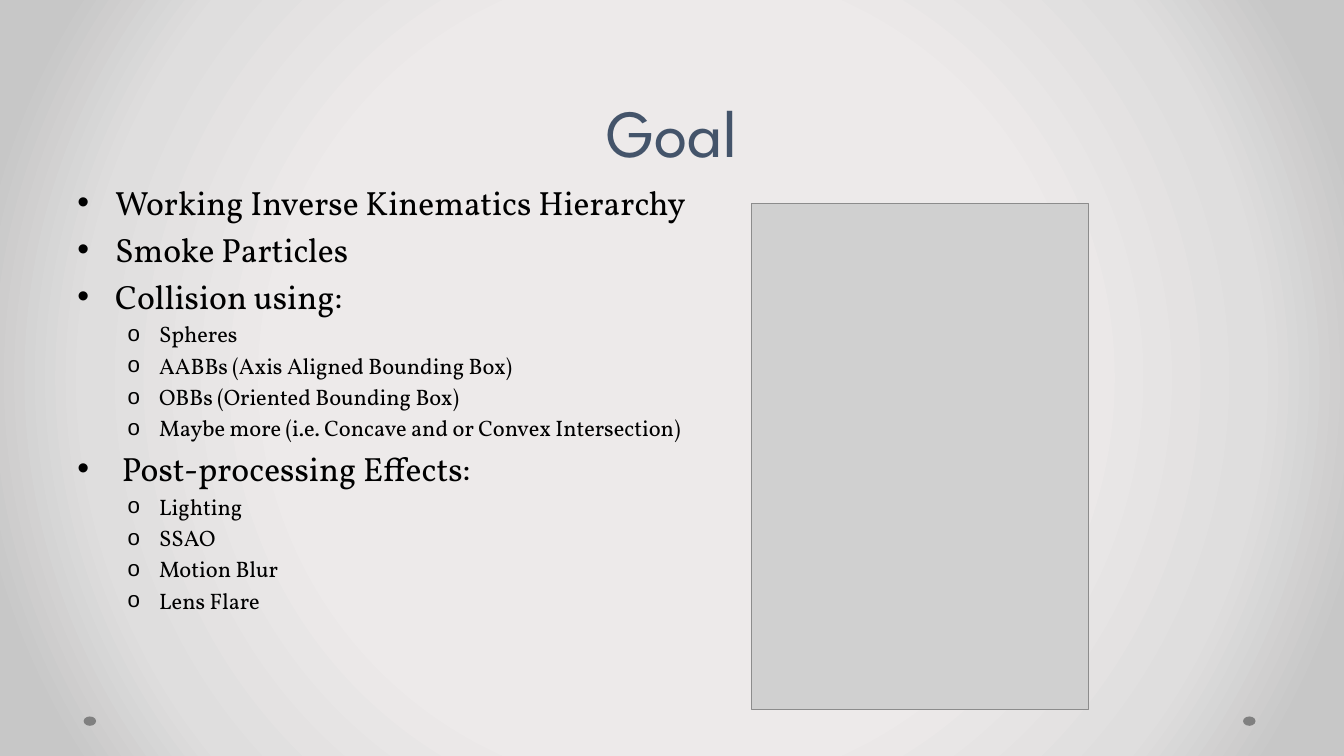
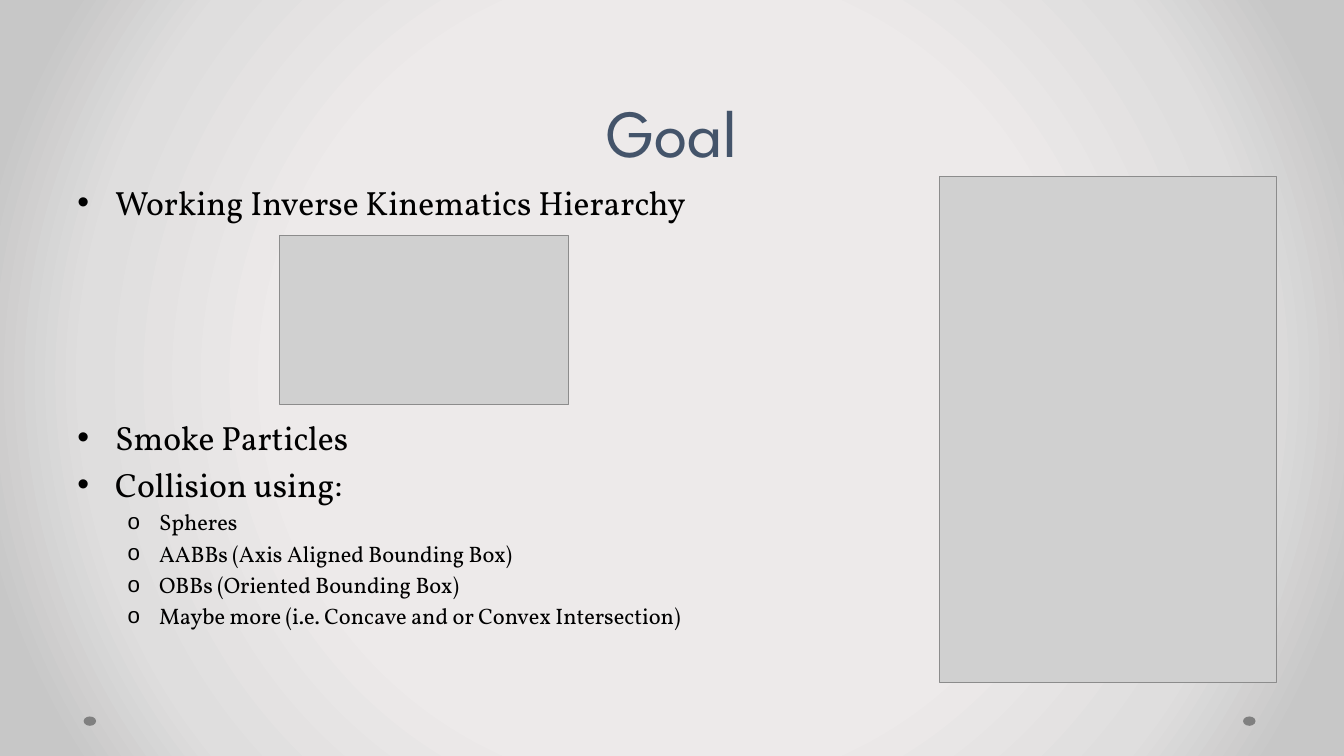
Before and after one commit to migiesmith/Physics-based-Animation-Coursework, a slide deck: slide 2 of Presentation/40111906 Presentation.pptm (slide 3 before the commit). Drawn at 1344x756 pixels with LibreOffice and Linux fonts; fonts in the diff are those of the drawing; grey boxes stand for pictures. Boxes give left, top, right and bottom in pixels: in the first picture for what was removed or moved away, otherwise in the second. Text is boxed around its words. In the diff, an @@ line names an element or a change of style, - is before the commit and + after.

```diff
--- a/Presentation/40111906 Presentation.pptm
+++ b/Presentation/40111906 Presentation.pptm
@@ picture moved from (x1=752, y1=204, x2=1089, y2=710) to (x1=940, y1=176, x2=1276, y2=683) @@
@@ picture added at (x1=279, y1=236, x2=569, y2=405) @@
@@ text at (x1=122, y1=457, x2=471, y2=609): paragraphs removed @@
-• Post-processing Effects:
-  o Lighting
-  o SSAO
-  o Motion Blur
-  o Lens Flare
```
Also in this commit, not shown: 1 other slide changed, 1 slide added, 40 other files.
